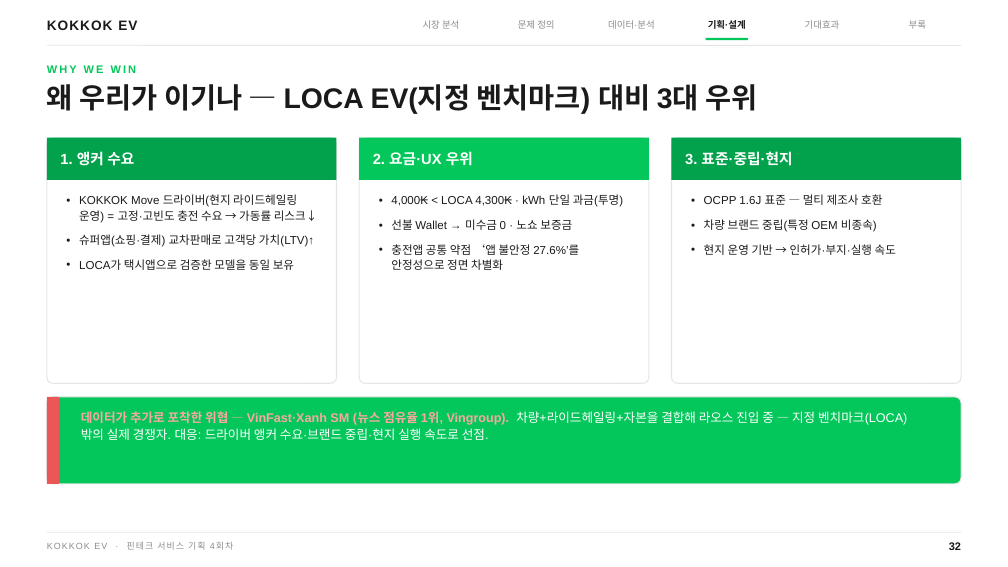
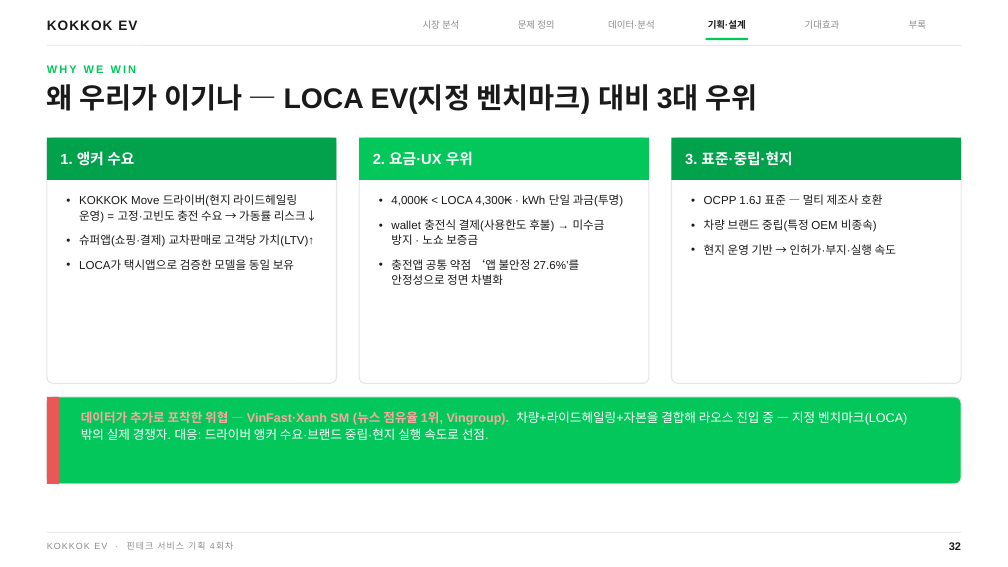
Before and after one commit to sooohaaan/data-analysis-portfolio, a slide deck: slide 38 of presentation/KOKKOK_EV_NAVER테마.pptx. Drawn at 1008x567 pixels with LibreOffice and Linux fonts; fonts in the diff are those of the drawing. Boxes give left, top, right and bottom in pixels: in the first picture for what was removed or moved away, otherwise in the second. Text is boxed around its words. In the diff, an @@ line names an element or a change of style, - is before the commit and + after.

```diff
--- a/presentation/KOKKOK_EV_NAVER테마.pptx
+++ b/presentation/KOKKOK_EV_NAVER테마.pptx
@@ text at (391,219,605,245): text changed @@
-• 선불 Wallet → 미수금 0 · 노쇼 보증금
+• wallet 충전식 결제(사용한도 후불) → 미수금 방지 · 노쇼 보증금
```
Also in this commit, not shown: 3 other slides changed, 1 other file.
